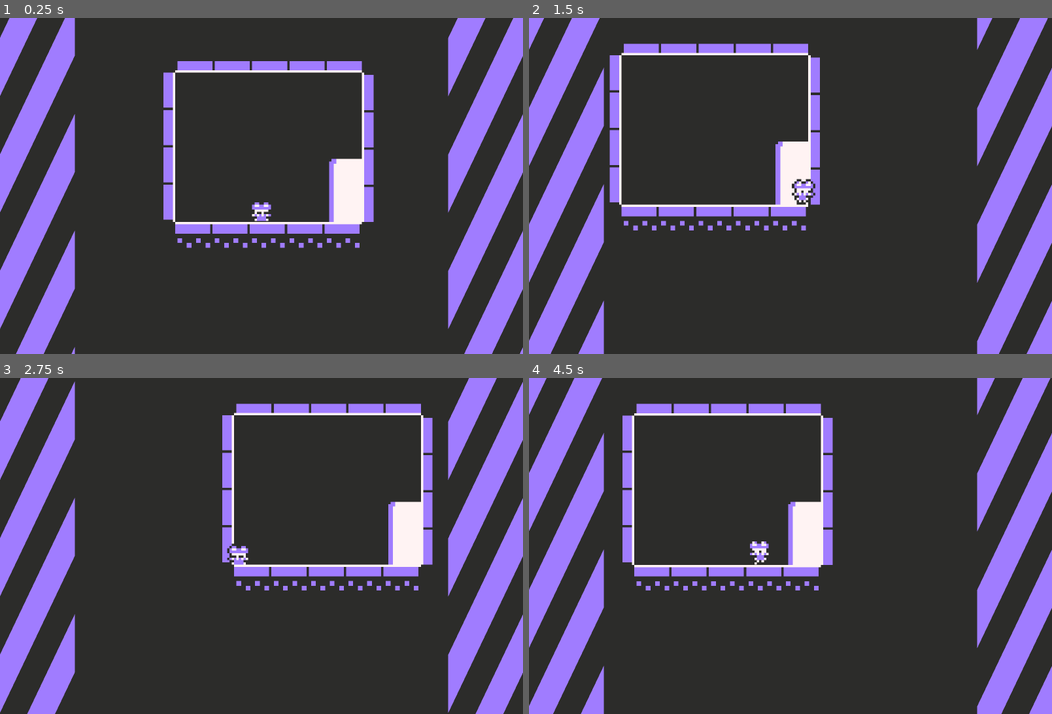
Above: before the commit, frames 1-4 (two rows, left to right).
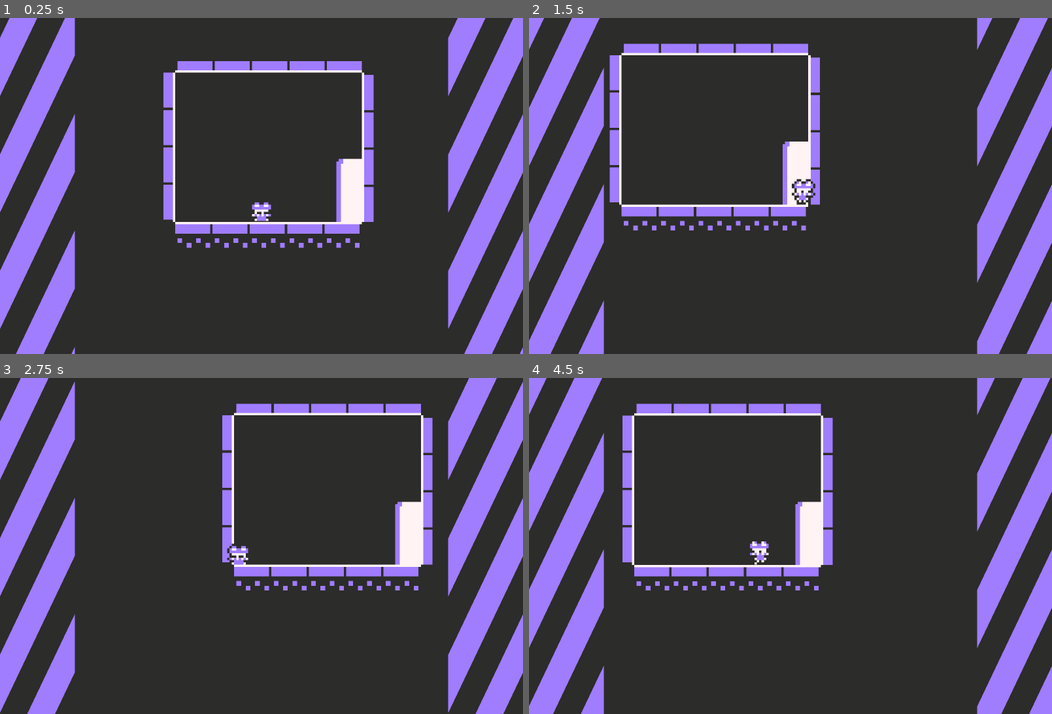
Above: after the commit, the same moments.

Repository: zzz475-idk/teen-jam
Game: Godot game, scene res://scenes/map_1.tscn
The game is run twice, just before and just after one commit, with the same random seed, the same clock (stepped at 60 frames per second) and the same inputs. The project has no main scene, so this scene is started directly.
Inputs:
- Up to frame 1 (0.25 s): no input
- Up to frame 2 (1.5 s): hold Right (ui_right) from 0.53 s (still down)
- Up to frame 3 (2.75 s): release Right (ui_right) at 2.03 s; hold Left (ui_left) from 2.03 s (still down)
- Up to frame 4 (4.5 s): release Left (ui_left) at 2.78 s; hold Right (ui_right) 2.78-4.28 s; hold Left (ui_left) from 4.28 s (still down)

The runs differ from the first frame. In frame 1, 0.5% of the frame differs, in the area x 62-66%, y 41-61%; in frame 2, 0.4%; in frame 3, 0.4%; in frame 4, 0.5%.

Commit message:
transition completed

Diff:
--- a/project.godot
+++ b/project.godot
@@ -20,6 +20,7 @@
 [autoload]
 
 ScrollingLayer="*uid://cmd4ntm7fkseu"
+Transition="*uid://dqt2q8oytyv6h"
 
 [display]
 
--- a/scenes/map_1.tscn
+++ b/scenes/map_1.tscn
@@ -1,6 +1,7 @@
 [gd_scene format=4 uid="uid://b6251dnxi47nn"]
 
 [ext_resource type="Texture2D" uid="uid://bfasdjskb6560" path="res://sprites/tileset.png" id="1_87ub3"]
+[ext_resource type="Script" uid="uid://vlgar1ex6yvm" path="res://scripts/map_1.gd" id="2_00lji"]
 [ext_resource type="PackedScene" uid="uid://do8d8ctxfyora" path="res://scenes/player.tscn" id="2_7xies"]
 [ext_resource type="Texture2D" uid="uid://ct6mbswbkjbu0" path="res://sprites/exit.png" id="3_lj2ar"]
 
@@ -74,11 +75,12 @@
 sources/0 = SubResource("TileSetAtlasSource_7xies")
 
 [sub_resource type="RectangleShape2D" id="RectangleShape2D_g4v7s"]
-size = Vector2(13, 25)
+size = Vector2(9, 25)
 
 [node name="map1" type="TileMapLayer" unique_id=553868582]
 tile_map_data = PackedByteArray("AAD+/wIAAAAAAAYAAAD//wIAAAABAAYAAAAAAAIAAAAAAAYAAAABAAIAAAABAAYAAAACAAIAAAACAAYAAAD9/w …(224 unchanged characters)…
 tile_set = SubResource("TileSet_g4v7s")
+script = ExtResource("2_00lji")
 
 [node name="background" type="ColorRect" parent="." unique_id=603984213]
 show_behind_parent = true
@@ -102,8 +104,10 @@
 [node name="Area2D" type="Area2D" parent="Exit" unique_id=666254471]
 
 [node name="CollisionShape2D" type="CollisionShape2D" parent="Exit/Area2D" unique_id=689922467]
-position = Vector2(2.5, 3.5)
+position = Vector2(3.5, 3.5)
 shape = SubResource("RectangleShape2D_g4v7s")
 
 [node name="player" parent="." unique_id=1070567530 instance=ExtResource("2_7xies")]
 position = Vector2(5, 9)
+
+[connection signal="body_entered" from="Exit/Area2D" to="." method="_on_area_2d_body_entered"]
--- a/scenes/scrolling_layer.tscn
+++ b/scenes/scrolling_layer.tscn
@@ -13,18 +13,19 @@
 
 [node name="scrolling layer" type="CanvasLayer" unique_id=1825293389]
 
-[node name="ColorRect" type="ColorRect" parent="." unique_id=163588751]
+[node name="left" type="ColorRect" parent="." unique_id=163588751]
 material = SubResource("ShaderMaterial_g4v7s")
 anchors_preset = 9
 anchor_bottom = 1.0
 offset_right = 32.0
 grow_vertical = 2
+mouse_filter = 2
 
-[node name="ColorRect" type="ColorRect" parent="ColorRect" unique_id=1419734459]
+[node name="right" type="ColorRect" parent="." unique_id=1419734459]
 material = SubResource("ShaderMaterial_g4v7s")
-layout_mode = 1
 anchors_preset = 9
 anchor_bottom = 1.0
 offset_left = 192.0
 offset_right = 224.0
 grow_vertical = 2
+mouse_filter = 2
--- /dev/null
+++ b/scenes/transition.tscn
@@ -0,0 +1,63 @@
+[gd_scene format=3 uid="uid://dqt2q8oytyv6h"]
+
+[ext_resource type="Script" uid="uid://bgi4wavhke48p" path="res://scripts/transition.gd" id="1_f0i4t"]
+[ext_resource type="Shader" uid="uid://cumbnhbnsuwtj" path="res://shaders/transition.gdshader" id="1_rerct"]
+
+[sub_resource type="ShaderMaterial" id="ShaderMaterial_g4v7s"]
+shader = ExtResource("1_rerct")
+shader_parameter/progress = 0.0
+shader_parameter/diamondPixelSize = 96.0
+
+[sub_resource type="Animation" id="Animation_f0i4t"]
+length = 0.001
+tracks/0/type = "value"
+tracks/0/imported = false
+tracks/0/enabled = true
+tracks/0/path = NodePath("ColorRect:material:shader_parameter/progress")
+tracks/0/interp = 1
+tracks/0/loop_wrap = true
+tracks/0/keys = {
+"times": PackedFloat32Array(0),
+"transitions": PackedFloat32Array(1),
+"update": 0,
+"values": [0.0]
+}
+
+[sub_resource type="Animation" id="Animation_px735"]
+resource_name = "transition"
+length = 3.0000000000000004
+tracks/0/type = "value"
+tracks/0/imported = false
+tracks/0/enabled = true
+tracks/0/path = NodePath("ColorRect:material:shader_parameter/progress")
+tracks/0/interp = 1
+tracks/0/loop_wrap = true
+tracks/0/keys = {
+"times": PackedFloat32Array(0, 1, 2, 3),
+"transitions": PackedFloat32Array(1, 1, 1, 1),
+"update": 0,
+"values": [0.0, 1.0, 1.0, 0.0]
+}
+
+[sub_resource type="AnimationLibrary" id="AnimationLibrary_xmi56"]
+_data = {
+&"RESET": SubResource("Animation_f0i4t"),
+&"transition": SubResource("Animation_px735")
+}
+
+[node name="transition" type="CanvasLayer" unique_id=1289904335]
+layer = 2
+script = ExtResource("1_f0i4t")
+
+[node name="ColorRect" type="ColorRect" parent="." unique_id=110405489]
+material = SubResource("ShaderMaterial_g4v7s")
+anchors_preset = 15
+anchor_right = 1.0
+anchor_bottom = 1.0
+grow_horizontal = 2
+grow_vertical = 2
+mouse_filter = 2
+color = Color(0.17254902, 0.17254902, 0.16470589, 1)
+
+[node name="AnimationPlayer" type="AnimationPlayer" parent="." unique_id=774964832]
+libraries/ = SubResource("AnimationLibrary_xmi56")
--- /dev/null
+++ b/scripts/map_1.gd
@@ -0,0 +1,12 @@
+extends TileMapLayer
+
+
+@onready var player: CharacterBody2D = $player;
+
+func _physics_process(delta: float) -> void:
+	pass
+
+
+func _on_area_2d_body_entered(body: Node2D) -> void:
+	if (body == player):
+		pass
--- /dev/null
+++ b/scripts/transition.gd
@@ -0,0 +1,8 @@
+extends CanvasLayer
+
+@onready var animation_player: AnimationPlayer = $AnimationPlayer;
+
+func transition(scene: PackedScene) -> void:
+	animation_player.play("transition");
+	await(get_tree().create_timer(0.75).timeout);
+	get_tree().change_scene_to_packed(scene);
--- /dev/null
+++ b/shaders/transition.gdshader
@@ -0,0 +1,18 @@
+shader_type canvas_item;
+
+// Ranges from 0 to 1 over the course of the transition.
+// We use this to actually animate the shader.
+uniform float progress : hint_range(0, 1);
+
+// Size of each diamond, in pixels.
+uniform float diamondPixelSize = 10;
+
+void fragment() {
+	float xFraction = fract(FRAGCOORD.x / diamondPixelSize);
+	float yFraction = fract(FRAGCOORD.y / diamondPixelSize);
+	float xDistance = abs(xFraction - 0.5);
+	float yDistance = abs(yFraction - 0.5);
+	if (xDistance + yDistance + UV.x + UV.y > progress * float(4)) {
+		discard;
+	}
+}
Not shown, added: scripts/map_1.gd.uid
Not shown, added: scripts/transition.gd.uid
Not shown, added: shaders/transition.gdshader.uid
Binary file changed: sprites/exit.png
